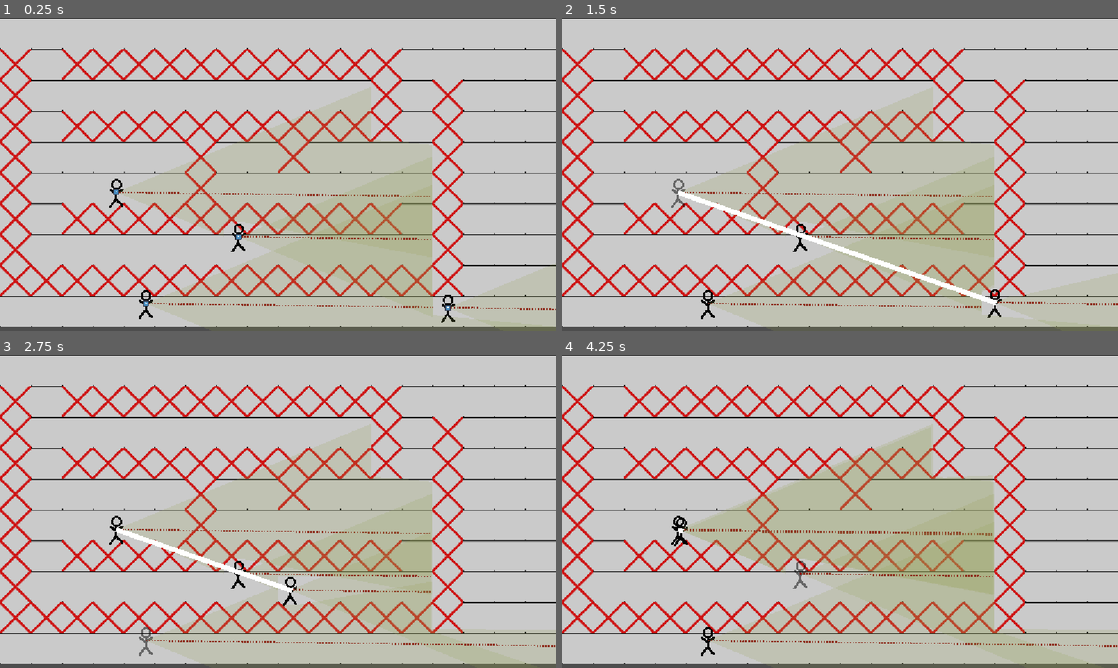
Above: before the commit, frames 1-4 (two rows, left to right).
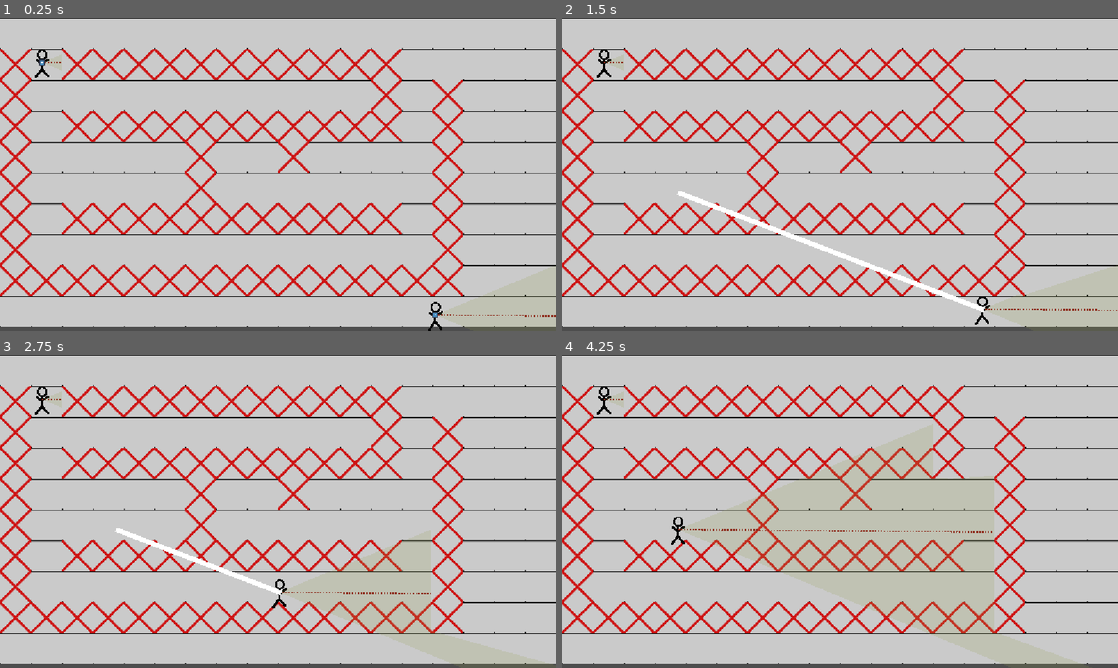
Above: after the commit, the same moments.

Repository: NevenIlincic/Tactical_Move
Game: Godot game, scene res://Scenes/Test_Scene.tscn
Two runs of this game, one before a commit and one after it. Both use one fixed random seed, a clock stepped at 60 frames per second and the inputs below. The engine's default icon, where the game draws it, is replaced by a stand-in: a white triangle on a blue panel in a dark square.
Inputs (mouse positions are in pixels of both pictures, inside the frame that each line leads up to):
- Up to frame 1 (0.25 s): no input
- Up to frame 2 (1.5 s): tap Enter at 0.5 s; move the mouse to (1012, 309) at 0.52 s; press the mouse at (1012, 309) at 0.53 s; tap W (reset_look_at_path) at 1.25 s; move the mouse to (678, 193) at 1.27 s; release the mouse at (678, 193) at 1.28 s; tap Space (move_confirm) at 1.35 s; click (678, 193) at 1.42 s
- Up to frame 3 (2.75 s): move the mouse to (144, 639) at 2.02 s; right-click (144, 639) at 2.1 s; click (144, 639) at 2.17 s
- Up to frame 4 (4.25 s): move the mouse to (801, 574) at 2.77 s; click (801, 574) at 2.85 s; move the mouse to (1006, 558) at 3.52 s; tap Space (move_confirm) at 3.6 s; click (1006, 558) at 3.67 s

The runs differ from the first frame. In frame 1, 10% of the frame differs, in the area x 6-100%, y 10-100%; in frame 2, 11%, in the area x 6-100%, y 10-99%; in frame 3, 7.0%; in frame 4, 6.2%.

Commit message:
[FIX] Enemy hidding tolerance

Diff:
--- a/Scenes/Enemy/Enemy.tscn
+++ b/Scenes/Enemy/Enemy.tscn
@@ -5,13 +5,14 @@
 [ext_resource type="Script" uid="uid://jnl8fjr17re8" path="res://Scripts/Player/vision.gd" id="2_e0oyi"]
 [ext_resource type="Texture2D" uid="uid://uwcsyrtrt75l" path="res://Sprites/Path_Line/New Piskel-1.png - 2026-08-04T161338.290.png" id="3_02vxf"]
 
-[sub_resource type="RectangleShape2D" id="RectangleShape2D_06txj"]
-size = Vector2(32, 64)
+[sub_resource type="CircleShape2D" id="CircleShape2D_02vxf"]
+radius = 20.0
 
 [node name="Enemy" type="Node2D" unique_id=1440065138 groups=["enemy_node"]]
 script = ExtResource("1_02vxf")
 
 [node name="Enemy_Sprite" type="Sprite2D" parent="." unique_id=1264594983]
+visible = false
 texture_filter = 1
 texture_repeat = 1
 texture = ExtResource("1_i1u57")
@@ -41,4 +42,4 @@
 [node name="Detection_Area" type="Area2D" parent="." unique_id=96710695 groups=["enemy"]]
 
 [node name="CollisionShape2D" type="CollisionShape2D" parent="Detection_Area" unique_id=1216236629]
-shape = SubResource("RectangleShape2D_06txj")
+shape = SubResource("CircleShape2D_02vxf")
--- a/Scenes/Enemy/enemy.gd
+++ b/Scenes/Enemy/enemy.gd
@@ -4,17 +4,20 @@
 var num_seen_by: int = 0
 
 @export var HP: float = 100.0
+@onready var enemy_sprite: Sprite2D = $Enemy_Sprite
 
 func _ready() -> void:
-	visible = false
+	#visible = false
 	var tween = create_tween()
 	tween.tween_property(self, "global_position", Vector2(20,20), 60)
 
 func show_enemy():
-	visible = true
+	#visible = true
+	enemy_sprite.visible = true
 	num_seen_by +=1
 
 func hide_enemy():
 	num_seen_by -= 1
 	if num_seen_by == 0:
-		visible = false
+		#visible = false
+		enemy_sprite.visible = false
--- a/Scenes/Test_Scene.tscn
+++ b/Scenes/Test_Scene.tscn
@@ -7,7 +7,6 @@
 [ext_resource type="PackedScene" uid="uid://y3pndfcq1kxo" path="res://Scenes/Enemy/Enemy.tscn" id="5_svcn8"]
 [ext_resource type="Script" uid="uid://cubw4ogrqm6po" path="res://Scripts/Weapon/weapon.gd" id="6_mykrp"]
 [ext_resource type="Script" uid="uid://bqnc1ha42r85" path="res://Scripts/Weapon/pistol.gd" id="7_88mxo"]
-[ext_resource type="Script" uid="uid://bmr38t2grjqqv" path="res://Scripts/Weapon/m4a1_rifle.gd" id="7_argnq"]
 
 [sub_resource type="TileSetAtlasSource" id="TileSetAtlasSource_10mtb"]
 texture = ExtResource("2_mwjvy")
@@ -30,18 +29,6 @@
 sources/1 = SubResource("TileSetAtlasSource_mwjvy")
 sources/0 = SubResource("TileSetAtlasSource_10mtb")
 
-[sub_resource type="Resource" id="Resource_88mxo"]
-script = ExtResource("7_88mxo")
-current_ammo = 3
-max_ammo_capacity = 3
-fire_rate = 1.0
-damage = 10.0
-metadata/_custom_type_script = "uid://bqnc1ha42r85"
-
-[sub_resource type="Resource" id="Resource_8c5ma"]
-script = ExtResource("7_argnq")
-metadata/_custom_type_script = "uid://bmr38t2grjqqv"
-
 [sub_resource type="RectangleShape2D" id="RectangleShape2D_06txj"]
 size = Vector2(64, 448)
 
@@ -51,7 +38,7 @@
 [sub_resource type="RectangleShape2D" id="RectangleShape2D_fhwqp"]
 size = Vector2(64, 192)
 
-[sub_resource type="Resource" id="Resource_ofkpl"]
+[sub_resource type="Resource" id="Resource_mykrp"]
 script = ExtResource("7_88mxo")
 current_ammo = 3
 max_ammo_capacity = 3
@@ -61,14 +48,10 @@
 
 [sub_resource type="Resource" id="Resource_argnq"]
 script = ExtResource("7_88mxo")
-metadata/_custom_type_script = "uid://bqnc1ha42r85"
-
-[sub_resource type="Resource" id="Resource_yn6en"]
-script = ExtResource("7_argnq")
-metadata/_custom_type_script = "uid://bmr38t2grjqqv"
-
-[sub_resource type="Resource" id="Resource_ltieu"]
-script = ExtResource("7_88mxo")
+current_ammo = 3
+max_ammo_capacity = 3
+fire_rate = 1.0
+damage = 10.0
 metadata/_custom_type_script = "uid://bqnc1ha42r85"
 
 [node name="Node2D" type="Node2D" unique_id=1609049363 groups=["Level"]]
@@ -79,11 +62,6 @@
 tile_set = SubResource("TileSet_06txj")
 
 [node name="Path_Line" type="Line2D" parent="." unique_id=780851806]
-
-[node name="Player2" parent="." unique_id=2120155671 instance=ExtResource("4_10mtb")]
-position = Vector2(928, 600)
-current_engagement_rule = 4
-weapons = Array[ExtResource("6_mykrp")]([SubResource("Resource_88mxo"), SubResource("Resource_8c5ma")])
 
 [node name="StaticBody2D" type="StaticBody2D" parent="." unique_id=1702938192]
 position = Vector2(928, 288)
@@ -109,16 +87,11 @@
 position = Vector2(1040, 32)
 
 [node name="Player" parent="." unique_id=1108589071 instance=ExtResource("4_10mtb")]
-position = Vector2(241, 361)
-current_engagement_rule = 2
+position = Vector2(902, 615)
+current_engagement_rule = 4
+weapons = Array[ExtResource("6_mykrp")]([SubResource("Resource_mykrp")])
 
-[node name="Player3" parent="." unique_id=933176661 instance=ExtResource("4_10mtb")]
-position = Vector2(302, 591)
+[node name="Player2" parent="." unique_id=811757841 instance=ExtResource("4_10mtb")]
+position = Vector2(87, 92)
 current_engagement_rule = 4
-weapons = Array[ExtResource("6_mykrp")]([SubResource("Resource_ofkpl")])
-
-[node name="Player4" parent="." unique_id=1948750327 instance=ExtResource("4_10mtb")]
-position = Vector2(494, 453)
-current_engagement_rule = 3
-weapons = Array[ExtResource("6_mykrp")]([SubResource("Resource_argnq"), SubResource("Resource_yn6en")])
-current_weapon = SubResource("Resource_ltieu")
+weapons = Array[ExtResource("6_mykrp")]([SubResource("Resource_argnq")])
--- a/Scripts/Autoload/signals.gd
+++ b/Scripts/Autoload/signals.gd
@@ -12,5 +12,5 @@
 
 #VISION
 signal report_enemy_seen(enemy: Enemy)
-signal show_enemy(enemy: Enemy, players: Array[Player])
+signal show_enemy(enemy: Enemy, player: Player)
 signal hide_enemy(enemy: Enemy, players: Array[Player])
--- a/Scripts/Managers/vision_manager.gd
+++ b/Scripts/Managers/vision_manager.gd
@@ -18,36 +18,65 @@
 	Signals.report_enemy_seen.connect(_on_enemy_seen_report)
 
 func handle_enemy_visibility(delta: float):
-	for enemy in current_frame_visible_enemies:
-		if not last_frame_visible_enemies.has(enemy):
-			var players: Array[Player] =[]
-			for player in current_frame_visible_enemies[enemy].keys():
-				players.append(player)
-			Signals.show_enemy.emit(enemy, players)
+	#Checks is enemy entered in sight
+	_check_is_enemy_entered_vision()
+	_check_is_enemy_exited_vision()
+	#print(last_frame_visible_enemies, " ", current_frame_visible_enemies)
 
-		var enemy_data = current_frame_visible_enemies[enemy].duplicate()
-		enemy_data["counter"] = 0
-		last_frame_visible_enemies[enemy] = enemy_data
-
-	var enemies_to_remove = []
-	for enemy in last_frame_visible_enemies:
-		if not current_frame_visible_enemies.has(enemy):
-			last_frame_visible_enemies[enemy]["counter"] += 1
-
-			if last_frame_visible_enemies[enemy]["counter"] > 5:
-				var players: Array[Player] = []
-				for key in last_frame_visible_enemies[enemy].keys():
-					if not key is String:
-						players.append(key)
-
-				Signals.hide_enemy.emit(enemy, players)
-				enemies_to_remove.append(enemy)
-
-	for enemy in enemies_to_remove:
-		last_frame_visible_enemies.erase(enemy)
 
 	current_frame_visible_enemies.clear()
 
+func _check_is_enemy_entered_vision():
+	for enemy in current_frame_visible_enemies:
+		if last_frame_visible_enemies.has(enemy):
+			var enemy_seen_by: Dictionary = current_frame_visible_enemies[enemy].duplicate()
+			for player in enemy_seen_by:
+				if not last_frame_visible_enemies[enemy].has(player):
+					last_frame_visible_enemies[enemy][player] = 0
+					Signals.show_enemy.emit(enemy, player)
+		else:
+			var enemy_seen_by: Dictionary = current_frame_visible_enemies[enemy].duplicate()
+			#last_frame_visible_enemies[enemy] = enemy_seen_by
+			for player in enemy_seen_by:
+				if not last_frame_visible_enemies.has(enemy):
+					last_frame_visible_enemies[enemy] = {}
+				last_frame_visible_enemies[enemy][player] = 0
+				Signals.show_enemy.emit(enemy, player)
+			#var enemy_data = current_frame_visible_enemies[enemy].duplicate()
+			#enemy_data["counter"] = 0
+
+func _check_is_enemy_exited_vision():
+	var enemies_to_remove = []
+	var break_outer_loop: bool = false
+	for enemy in last_frame_visible_enemies:
+		var players_to_remove_from_enemy = []
+		if not current_frame_visible_enemies.has(enemy):
+			for player in last_frame_visible_enemies[enemy]:
+				if last_frame_visible_enemies[enemy][player] >= 10:
+					Signals.hide_enemy.emit(enemy, player)
+					players_to_remove_from_enemy.append(player)
+
+					#last_frame_visible_enemies[enemy][player]["counter"] = 0
+				else:
+					last_frame_visible_enemies[enemy][player] += 1
+		else:
+			for player in last_frame_visible_enemies[enemy]:
+				if not current_frame_visible_enemies[enemy].has(player):
+					if last_frame_visible_enemies[enemy][player] >= 10:
+						Signals.hide_enemy.emit(enemy, player)
+						players_to_remove_from_enemy.append(player)
+						#last_frame_visible_enemies[enemy][player]["counter"] = 0
+					else:
+						last_frame_visible_enemies[enemy][player] += 1
+
+		for player in players_to_remove_from_enemy:
+			last_frame_visible_enemies[enemy].erase(player)
+
+		# Ako više nijedan igrač ne prati ovog neprijatelja, brišemo ga skroz
+		if last_frame_visible_enemies[enemy].is_empty():
+			enemies_to_remove.append(enemy)
+	for enemy in enemies_to_remove:
+		last_frame_visible_enemies.erase(enemy)
 func _on_enemy_seen_report(enemy: Enemy, player: Node):
 	if not current_frame_visible_enemies.has(enemy):
 		current_frame_visible_enemies[enemy] = {}
--- a/Scripts/Player/player.gd
+++ b/Scripts/Player/player.gd
@@ -49,7 +49,6 @@
 	if not weapons.is_empty():
 		current_weapon = weapons[0]
 		current_weapon.set_weapon_owner(self)
-		print(current_weapon)
 func is_player_walking() -> bool:
 	return is_walking
 func has_enemies_in_sight() -> bool:
@@ -59,6 +58,7 @@
 
 #Checks if player is in his finished state
 func is_in_finished_state():
+	return false
 	return not is_player_walking() and not has_enemies_in_sight()
 
 func set_up_lines_data():
@@ -225,21 +225,22 @@
 			enemy_to_shoot = enemy
 			follow_enemy_with_rotation = true
 	#
-	if enemy_to_shoot:
-		current_weapon.change_weapon_state(WeaponShootState.new())
-	else:
-		current_weapon.change_weapon_state(WeaponIdleState.new())
+	if not current_weapon.weapon_state is WeaponReloadState:
+		if enemy_to_shoot:
+			current_weapon.change_weapon_state(WeaponShootState.new())
+		else:
+			current_weapon.change_weapon_state(WeaponIdleState.new())
 	current_weapon.change_enemy_to_shoot(enemy)
 
-func _on_enemy_seen(enemy: Enemy, players: Array[Player]) -> void:
-	if self not in players:
+func _on_enemy_seen(enemy: Enemy, player: Player) -> void:
+	if self != player:
 		return
 	enemy.show_enemy()
 	enemies_in_sight[enemy] = true
 	on_engagement_action(enemy)
 
-func _on_enemy_lost(enemy: Enemy, players: Array[Player]) -> void:
-	if self not in players:
+func _on_enemy_lost(enemy: Enemy, player: Player) -> void:
+	if self != player:
 		return
 	enemy.hide_enemy()
 	if enemies_in_sight.has(enemy):
@@ -247,10 +248,12 @@
 
 	if enemies_in_sight.is_empty():
 		enemy_to_shoot = null
-		current_weapon.change_weapon_state(WeaponIdleState.new())
+		if not current_weapon.weapon_state is WeaponReloadState:
+			current_weapon.change_weapon_state(WeaponIdleState.new())
 	else:
 		enemy_to_shoot = enemies_in_sight.keys()[0]
-		current_weapon.change_weapon_state(WeaponShootState.new())
+		if not current_weapon.weapon_state is WeaponReloadState:
+			current_weapon.change_weapon_state(WeaponShootState.new())
 
 	current_weapon.change_enemy_to_shoot(enemy_to_shoot)
 	point_to_look = null
--- a/Scripts/Player/vision.gd
+++ b/Scripts/Player/vision.gd
@@ -7,7 +7,7 @@
 
 @export var max_range: float = 300.0
 @export var fov_degrees: float = 90.0
-@export var ray_count: float = 30
+@export var ray_count: float = 50
 @export var wall_collision_mask: int= 1
 
 var level: Level
@@ -58,7 +58,7 @@
 			if hit_object and hit_object is Enemy:
 				if not currently_visible_enemies.has(hit_object):
 					currently_visible_enemies[hit_object] = true
-				Signals.report_enemy_seen.emit(hit_object, get_parent())
+					Signals.report_enemy_seen.emit(hit_object, get_parent())
 		else:
 			current_point = ray.target_position
 
--- a/Scripts/State/Weapon_State/weapon_shooting_state.gd
+++ b/Scripts/State/Weapon_State/weapon_shooting_state.gd
@@ -7,7 +7,9 @@
 	fire_timer = 0.0
 
 func update(delta: float):
-	check_has_ammo()
+	if current_weapon.current_ammo <= 0:
+		current_weapon.change_weapon_state(WeaponReloadState.new())
+		return
 	fire_timer -= delta
 	if fire_timer <= 0.0:
 		shoot_target()
@@ -16,8 +18,7 @@
 func check_has_ammo():
 	if current_weapon.current_ammo <= 0:
 		current_weapon.change_weapon_state(WeaponReloadState.new())
-		return
 func shoot_target():
 	current_weapon.current_ammo -= 1
 	current_weapon.enemy_to_shoot.HP -= current_weapon.damage
-	print("NEPRIJATELJ POGODJEN: ", current_weapon.enemy_to_shoot.HP)
+	print("NEPRIJATELJ POGODJEN: ", current_weapon.enemy_to_shoot.HP, " ", current_weapon.weapon_state is WeaponShootState)
